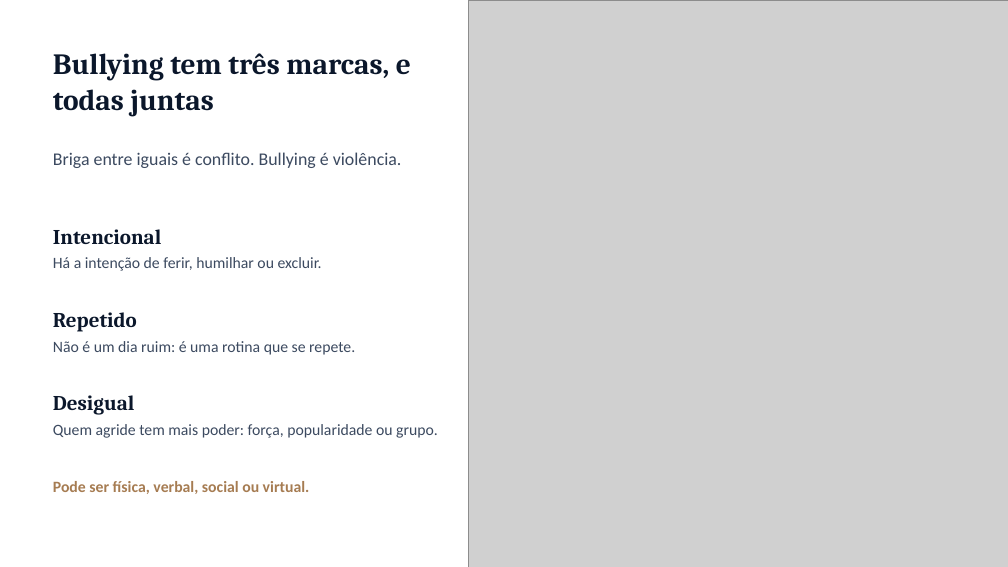
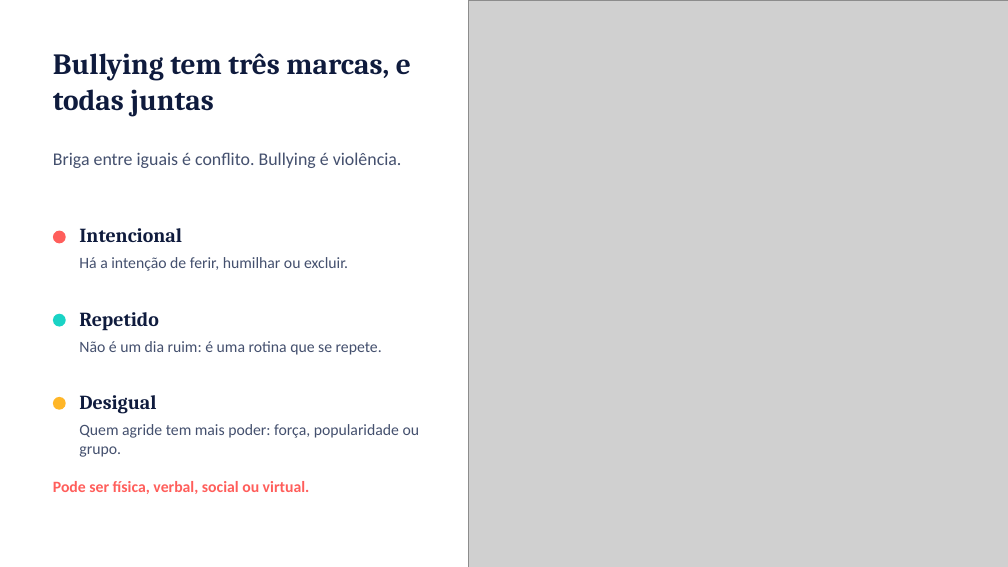
Before and after one commit to ebarroso12/ocorpoexplica, a slide deck: slide 3 of apresentacoes/bullying-saude-mental-escola.pptx. Drawn at 1008x567 pixels with LibreOffice and Linux fonts; fonts in the diff are those of the drawing; grey boxes stand for pictures; background and template pictures are left out. Boxes give left, top, right and bottom in pixels: in the first picture for what was removed or moved away, otherwise in the second. Text is boxed around its words. In the diff, an @@ line names an element or a change of style, - is before the commit and + after.

```diff
--- a/apresentacoes/bullying-saude-mental-escola.pptx
+++ b/apresentacoes/bullying-saude-mental-escola.pptx
@@ title "Bullying tem três marcas, e ..." at (53,53,411,116): text colour #0B172B to #0F1B3D @@
@@ ellipse added at (53,231,66,243), fill #FF5E5B @@
@@ text "Intencional": place and size @@
-text "Intencional" at (53,229,161,244)
+text "Intencional" at (79,228,182,242)
@@ text "Há a intenção de ferir, ...": place and size @@
-text "Há a intenção de ferir, ..." at (53,257,322,271)
+text "Há a intenção de ferir, ..." at (79,257,348,271)
@@ ellipse added at (53,314,66,327), fill #19D3C5 @@
@@ text "Repetido": place and size @@
-text "Repetido" at (53,312,137,332)
+text "Repetido" at (79,312,158,331)
@@ text "Não é um dia ruim: ...": place and size @@
-text "Não é um dia ruim: ..." at (53,341,355,355)
+text "Não é um dia ruim: ..." at (79,341,382,355)
@@ size 20 to 19 pt, text colour #0B172B to #0F1B3D in 3 elements at (79,228,182,242), (79,312,158,331), (79,395,156,414) @@
@@ text "Desigual": place and size @@
-text "Desigual" at (53,395,135,415)
+text "Desigual" at (79,395,156,414)
@@ ellipse added at (53,397,66,410), fill #FFB627 @@
@@ text colour #3C4A60 to #44506E in 3 elements at (79,257,348,271), (79,341,382,355), (79,424,420,457) @@
@@ text "Quem agride tem mais poder: ...": place and size @@
-text "Quem agride tem mais poder: ..." at (53,424,438,438)
+text "Quem agride tem mais poder: ..." at (79,424,420,457)
@@ text "Pode ser física, verbal, social ..." at (53,481,310,494): text colour #A67C52 to #FF5E5B @@
```
Also in this commit, not shown: 12 other slides changed, 26 other files.
